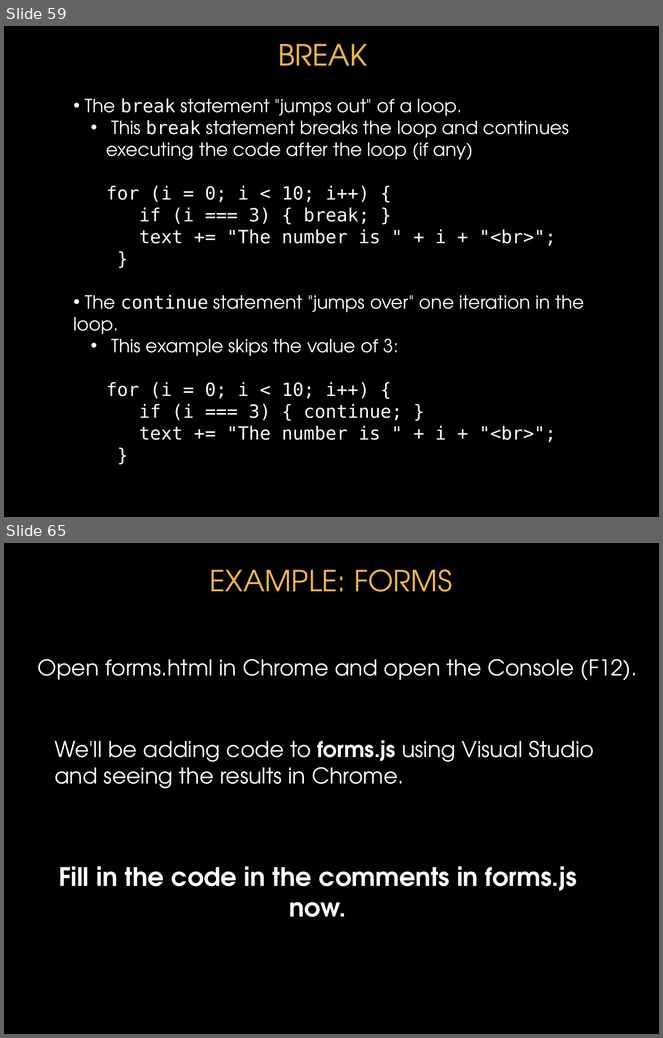
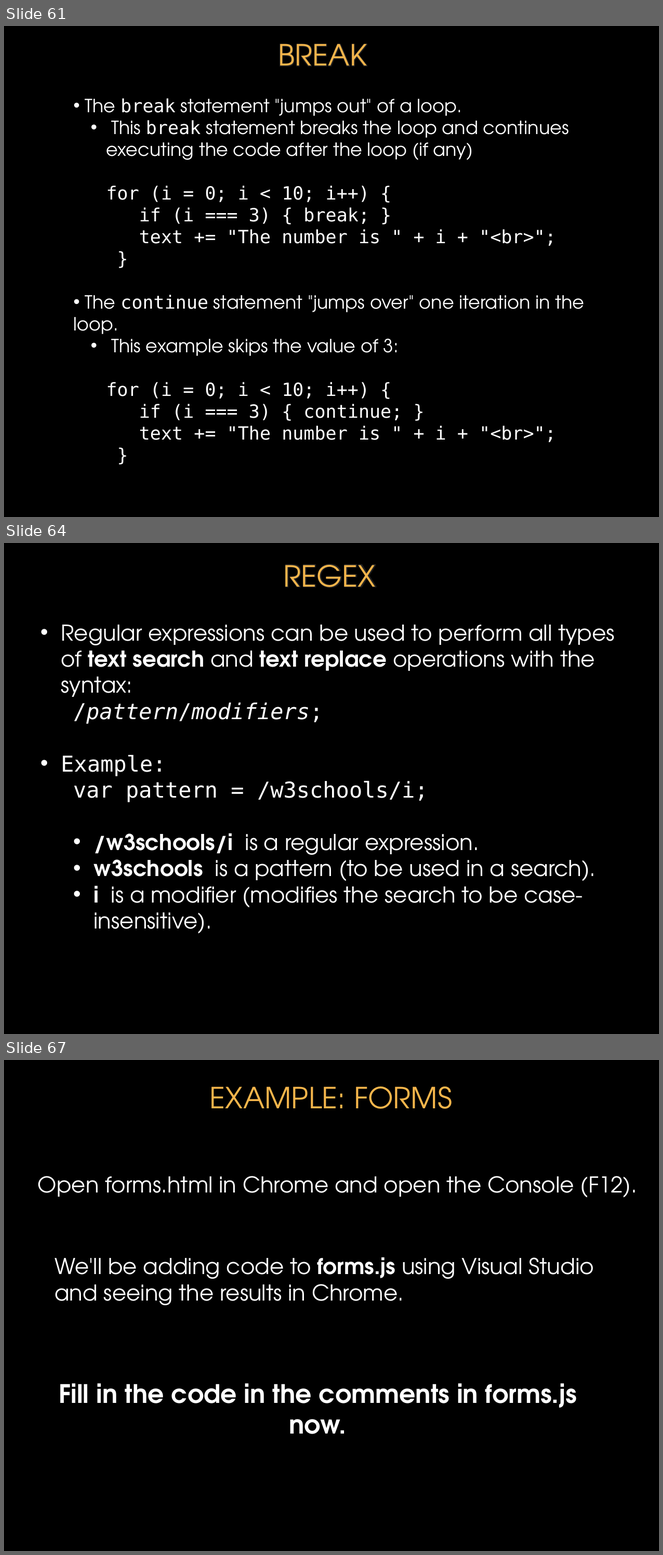
Before and after one commit to donfreiday/cpsc330-js, a slide deck: Javascript.pptx. Shown one above the other, each under a label of ours: slides 59 and 65 before the commit, slides 61, 64 and 67 after it; the slides between them are not shown. The pictures are 663x1038 and 663x1555 pixels, drawn with LibreOffice and Linux fonts; fonts in the diff are those of the drawing; background and template pictures are left out. Boxes give left, top, right and bottom in pixels: in the first picture for what was removed or moved away, otherwise in the second. Text is boxed around its words. In the diff, an @@ line names an element or a change of style, - is before the commit and + after.

```diff
--- a/Javascript.pptx
+++ b/Javascript.pptx
@@ slide 64 added at <box>4,543,659,1034</box>, background picture (left out) @@
@@ title added at <box>284,564,376,587</box>, 32 pt, text #F4B54B @@
+REGEX
@@ text added at <box>61,625,615,934</box>, 24 pt, text #FFFFFF @@
+• Regular expressions can be used to perform all types of text search and text replace operations with the syntax:
+  /pattern/modifiers;
+• Example:
+  var pattern = /w3schools/i;
+  • /w3schools/i is a regular expression.
+  • w3schools is a pattern (to be used in a search).
+  • i is a modifier (modifies the search to be case-insensitive).
@@ what was slide 59 is now slide 61 @@
@@ what was slide 65 is now slide 67 @@
```
Also in this commit, not shown: 4 slides changed, 3 other slides added, 2 slides removed.
